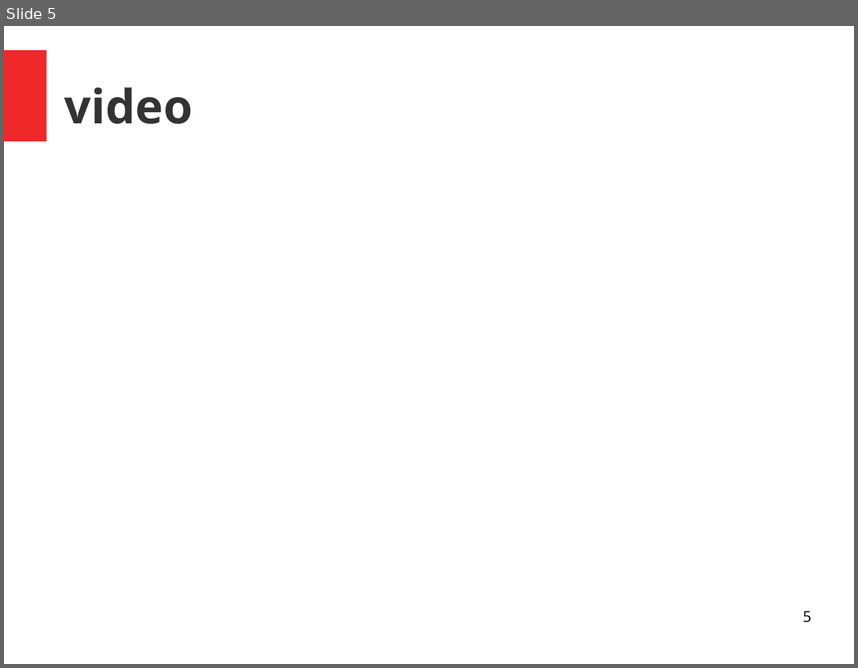
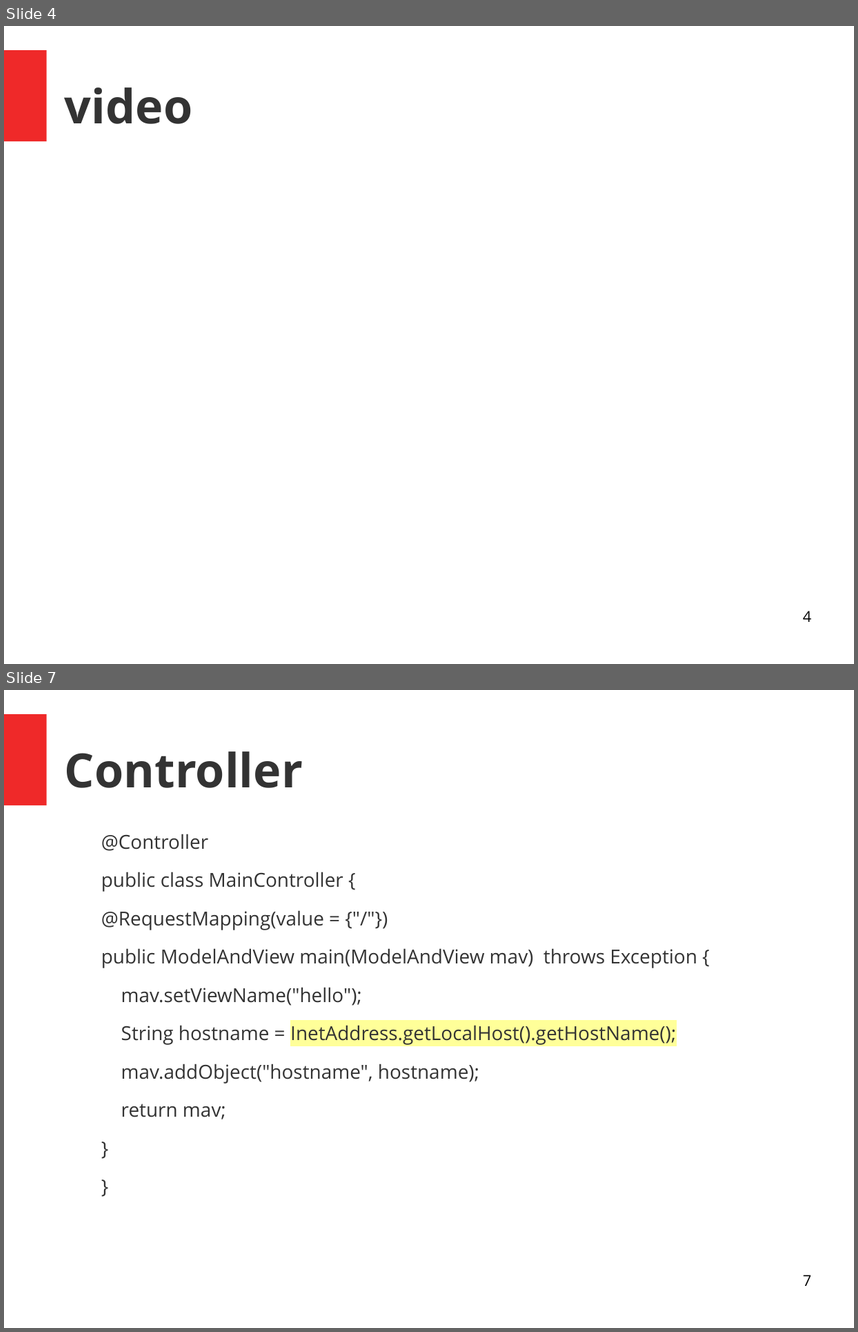
Before and after one commit to skuarch/dockerJava, a slide deck: dockerAndJava.odp. Shown one above the other, each under a label of ours: slide 5 before the commit, slides 4 and 7 after it; the slides between them are not shown. The pictures are 858x668 and 858x1332 pixels, drawn with LibreOffice and Linux fonts; fonts in the diff are those of the drawing. Boxes give left, top, right and bottom in pixels: in the first picture for what was removed or moved away, otherwise in the second. Text is boxed around its words. In the diff, an @@ line names an element or a change of style, - is before the commit and + after.

```diff
--- a/dockerAndJava.odp
+++ b/dockerAndJava.odp
@@ slide 7 added at (x1=4, y1=690, x2=854, y2=1328), background #FFFFFF; not listed: 1 template element that a slide beside it also shows @@
@@ title added at (x1=65, y1=751, x2=303, y2=788), 44 pt, text #333333, bold @@
+Controller
@@ text added at (x1=101, y1=834, x2=697, y2=1119), 18 pt, text #333333 @@
+@Controller
+public class MainController {
+@RequestMapping(value = {"/"})
+public ModelAndView main(ModelAndView mav) throws Exception {
+mav.setViewName("hello");
+String hostname = InetAddress.getLocalHost().getHostName();
+mav.addObject("hostname", hostname);
+return mav;
+}
+}
@@ page number added at (x1=803, y1=1274, x2=811, y2=1285), 14 pt, text #000000 @@
+7
@@ what was slide 5 is now slide 4 @@
@@ page number at (x1=803, y1=610, x2=811, y2=621): text changed @@
-5
+4
```
Also in this commit, not shown: 2 slides changed, 5 other slides added, 2 slides removed, 10 other files.
